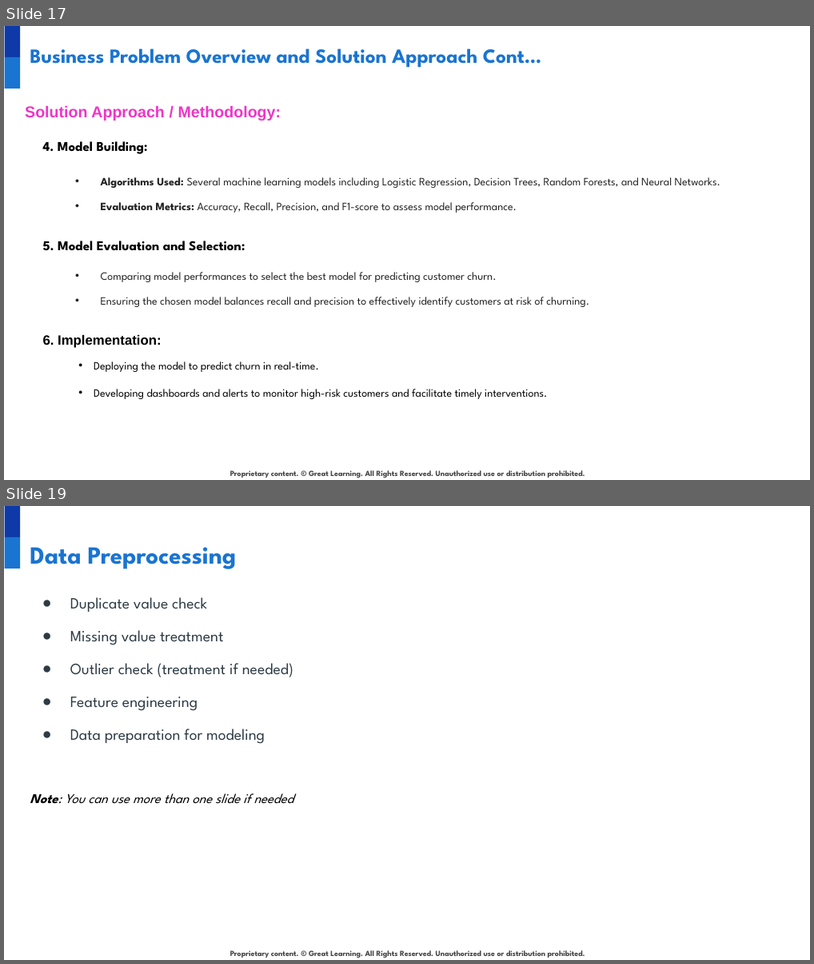
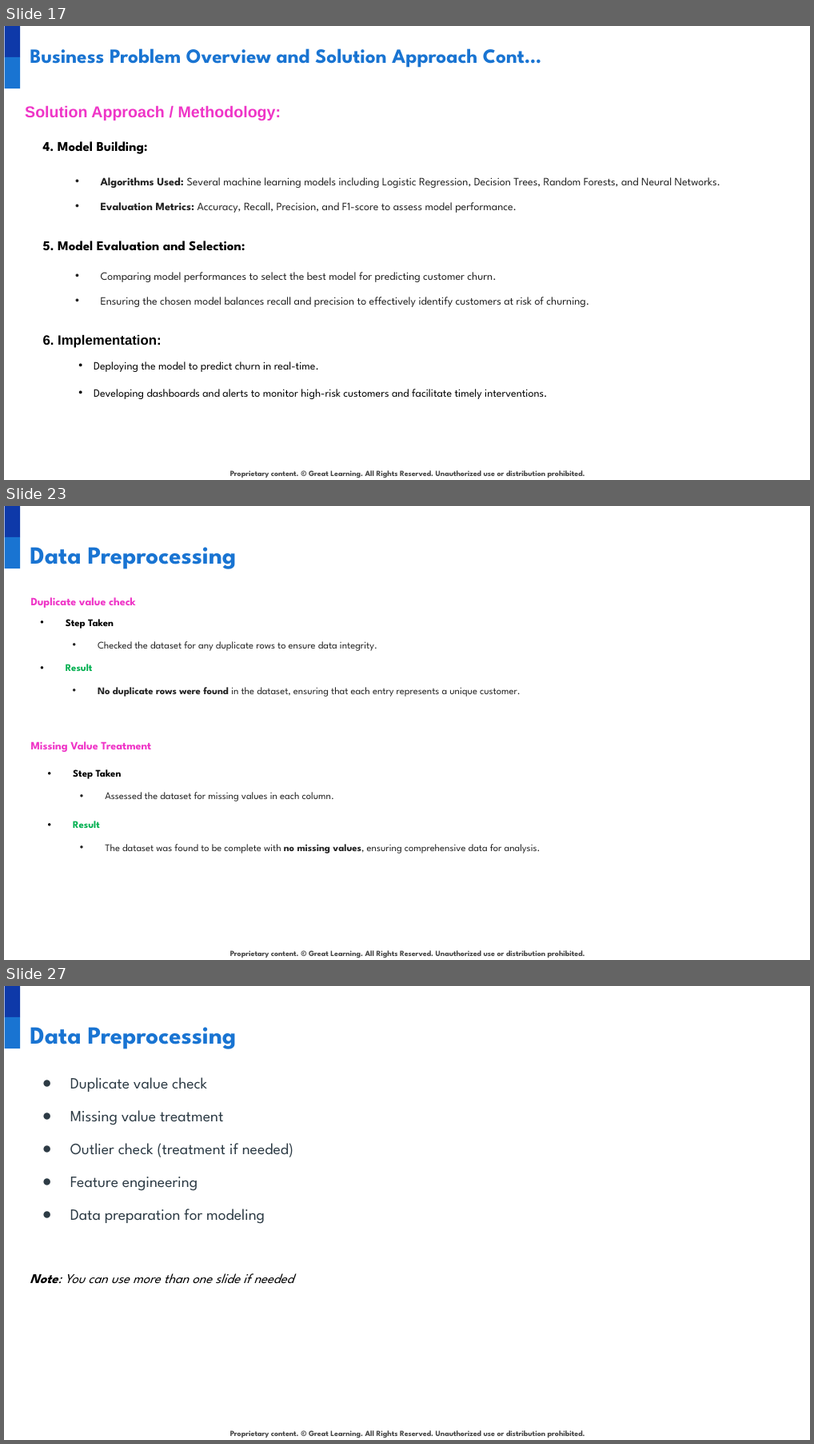
Before and after one commit to developer20sujeet/Python_For_AIML_DataScience, a slide deck: GreatLearningProject/NLP/1.Bank Churn Prediction/INN_Project_PresentationTemplate.pptx. Shown one above the other, each under a label of ours: slides 17 and 19 before the commit, slides 17, 23 and 27 after it; the slides between them are not shown. The pictures are 814x964 and 814x1444 pixels, drawn with LibreOffice and Linux fonts; fonts in the diff are those of the drawing; background and template pictures are left out. Boxes give left, top, right and bottom in pixels: in the first picture for what was removed or moved away, otherwise in the second. Text is boxed around its words. In the diff, an @@ line names an element or a change of style, - is before the commit and + after.

```diff
--- a/GreatLearningProject/NLP/1.Bank Churn Prediction/INN_Project_PresentationTemplate.pptx
+++ b/GreatLearningProject/NLP/1.Bank Churn Prediction/INN_Project_PresentationTemplate.pptx
@@ slide 23 added at (x1=4, y1=506, x2=810, y2=960), background #FFFFFF; not listed: 3 template elements that a slide beside it also shows @@
@@ title added at (x1=30, y1=547, x2=236, y2=569), 22 pt, text #1974D2, bold @@
+Data Preprocessing
@@ text added at (x1=31, y1=597, x2=136, y2=608), 10 pt, text #EF35C7, bold @@
+Duplicate value check
@@ text added at (x1=66, y1=619, x2=114, y2=628), 9 pt, text #000000, bold @@
+• Step Taken
@@ text added at (x1=98, y1=641, x2=378, y2=651), 9 pt, text #222222 @@
+• Checked the dataset for any duplicate rows to ensure data integrity.
@@ text added at (x1=66, y1=664, x2=93, y2=671), 9 pt, text #00B050, bold @@
+• Result
@@ text added at (x1=98, y1=687, x2=521, y2=696), 9 pt, text #222222 @@
+• No duplicate rows were found in the dataset, ensuring that each entry represents a unique customer.
@@ text added at (x1=31, y1=741, x2=151, y2=752), 10 pt, text #EF35C7, bold @@
+Missing Value Treatment
@@ text added at (x1=73, y1=769, x2=122, y2=779), 9 pt, text #000000, bold @@
+• Step Taken
@@ text added at (x1=105, y1=792, x2=334, y2=801), 9 pt, text #222222 @@
+• Assessed the dataset for missing values in each column.
@@ text added at (x1=73, y1=820, x2=100, y2=828), 9 pt, text #00B050, bold @@
+• Result
@@ text added at (x1=105, y1=844, x2=541, y2=853), 9 pt, text #222222 @@
+• The dataset was found to be complete with no missing values, ensuring comprehensive data for analysis.
@@ what was slide 19 is now slide 27 @@
```
Also in this commit, not shown: 2 slides changed, 10 other slides added, 2 other files.
